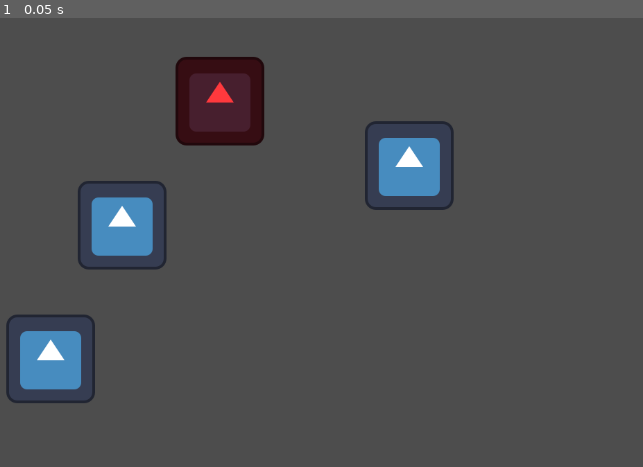
Above: before the commit, frame 1.
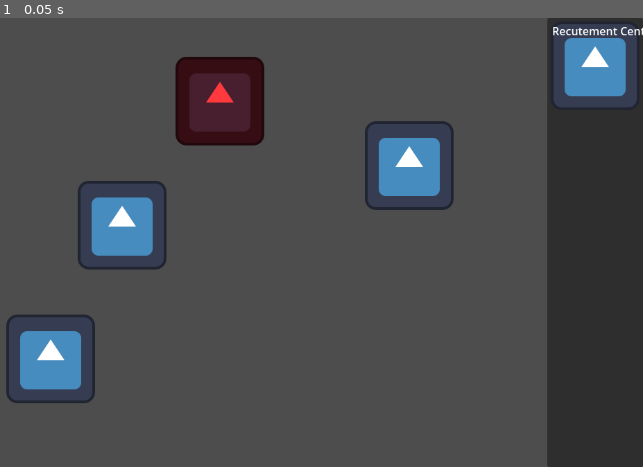
Above: after the commit, the same moment.

Repository: CiaranWoodward/LD55
Game: Godot game, scene res://Map/GameMap.tscn
Two runs of this game, one before a commit and one after it. Both use one fixed random seed, a clock stepped at 60 frames per second and the inputs below. Before the commit the project has no main scene; this scene is started directly in both runs. The engine's default icon, where the game draws it, is replaced by a stand-in: a white triangle on a blue panel in a dark square.
Inputs:
- Up to frame 1 (0.05 s): no input

The runs differ from the first frame. In frame 1, 14% of the frame differs, in the area x 85-100%, y 0-100%.

Commit message:
Add the first steps of a building UI

Diff:
--- a/Map/GameMap.tscn
+++ b/Map/GameMap.tscn
@@ -1,7 +1,8 @@
-[gd_scene load_steps=3 format=3 uid="uid://cseq0jcpd6rfc"]
+[gd_scene load_steps=4 format=3 uid="uid://cseq0jcpd6rfc"]
 
 [ext_resource type="PackedScene" uid="uid://clufegtvym2pa" path="res://Buildings/RecutementCentre.tscn" id="1_p3gag"]
 [ext_resource type="PackedScene" uid="uid://bntc8r0gvpd8m" path="res://Buildings/Portal.tscn" id="2_4o8v8"]
+[ext_resource type="PackedScene" uid="uid://cx4vxmlqmobql" path="res://UI/HUD.tscn" id="3_o1tnc"]
 
 [node name="GameMap" type="Node2D"]
 
@@ -16,3 +17,5 @@
 
 [node name="Portal" parent="." instance=ExtResource("2_4o8v8")]
 position = Vector2(542, 120)
+
+[node name="Hud" parent="." instance=ExtResource("3_o1tnc")]
--- /dev/null
+++ b/UI/BuildButton.tscn
@@ -0,0 +1,30 @@
+[gd_scene load_steps=2 format=3 uid="uid://ecrxxvvrint6"]
+
+[ext_resource type="Texture2D" uid="uid://bqrlf1ou31xpm" path="res://icon.svg" id="1_kfu6y"]
+
+[node name="BuildButton" type="MarginContainer"]
+anchors_preset = 15
+anchor_right = 1.0
+anchor_bottom = 1.0
+grow_horizontal = 2
+grow_vertical = 2
+theme_override_constants/margin_left = 5
+theme_override_constants/margin_top = 5
+theme_override_constants/margin_right = 5
+theme_override_constants/margin_bottom = 5
+
+[node name="AspectRatioContainer" type="AspectRatioContainer" parent="."]
+layout_mode = 2
+
+[node name="TextureButton" type="TextureButton" parent="AspectRatioContainer"]
+layout_mode = 2
+texture_normal = ExtResource("1_kfu6y")
+stretch_mode = 5
+
+[node name="Label" type="Label" parent="AspectRatioContainer/TextureButton"]
+layout_mode = 2
+offset_left = 2.0
+offset_top = 2.0
+offset_right = 153.0
+offset_bottom = 25.0
+text = "Recutement Centre"
--- /dev/null
+++ b/UI/HUD.tscn
@@ -0,0 +1,20 @@
+[gd_scene load_steps=2 format=3 uid="uid://cx4vxmlqmobql"]
+
+[ext_resource type="PackedScene" uid="uid://ecrxxvvrint6" path="res://UI/BuildButton.tscn" id="1_bbo6i"]
+
+[node name="Hud" type="CanvasLayer"]
+
+[node name="PanelContainer" type="PanelContainer" parent="."]
+anchors_preset = 11
+anchor_left = 1.0
+anchor_right = 1.0
+anchor_bottom = 1.0
+grow_horizontal = 0
+grow_vertical = 2
+metadata/_edit_use_anchors_ = true
+
+[node name="BuildButtons" type="VBoxContainer" parent="PanelContainer"]
+layout_mode = 2
+
+[node name="BuildButton" parent="PanelContainer/BuildButtons" instance=ExtResource("1_bbo6i")]
+layout_mode = 2
--- a/project.godot
+++ b/project.godot
@@ -11,6 +11,7 @@
 [application]
 
 config/name="LD55"
+run/main_scene="res://Map/GameMap.tscn"
 config/features=PackedStringArray("4.2", "Mobile")
 config/icon="res://icon.svg"
 
